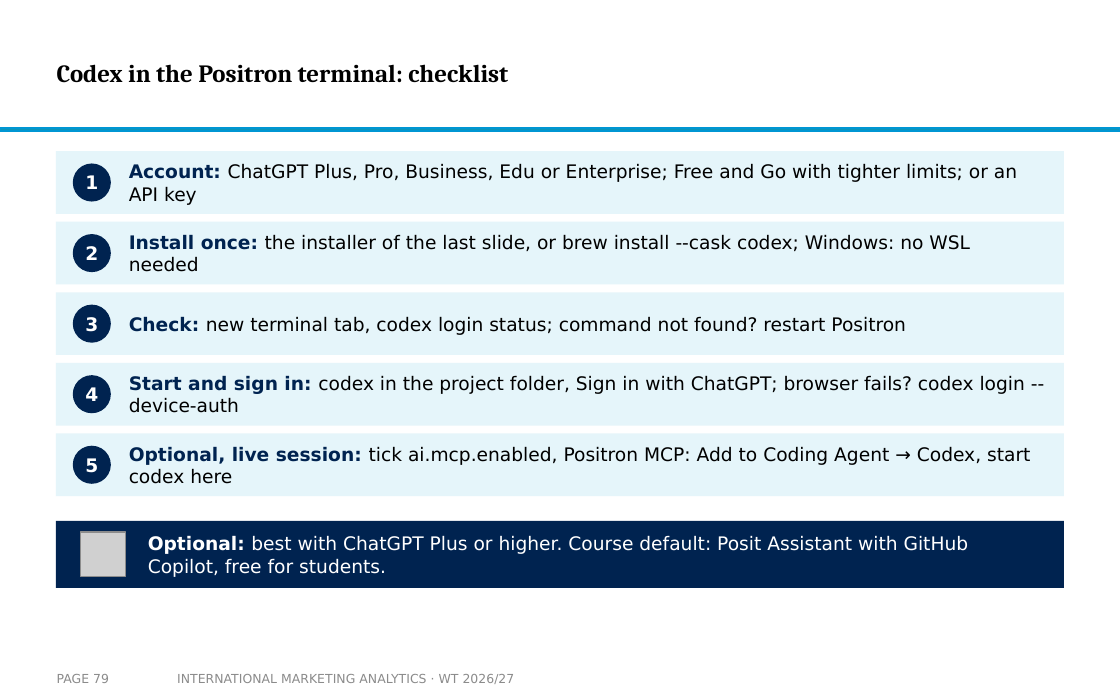
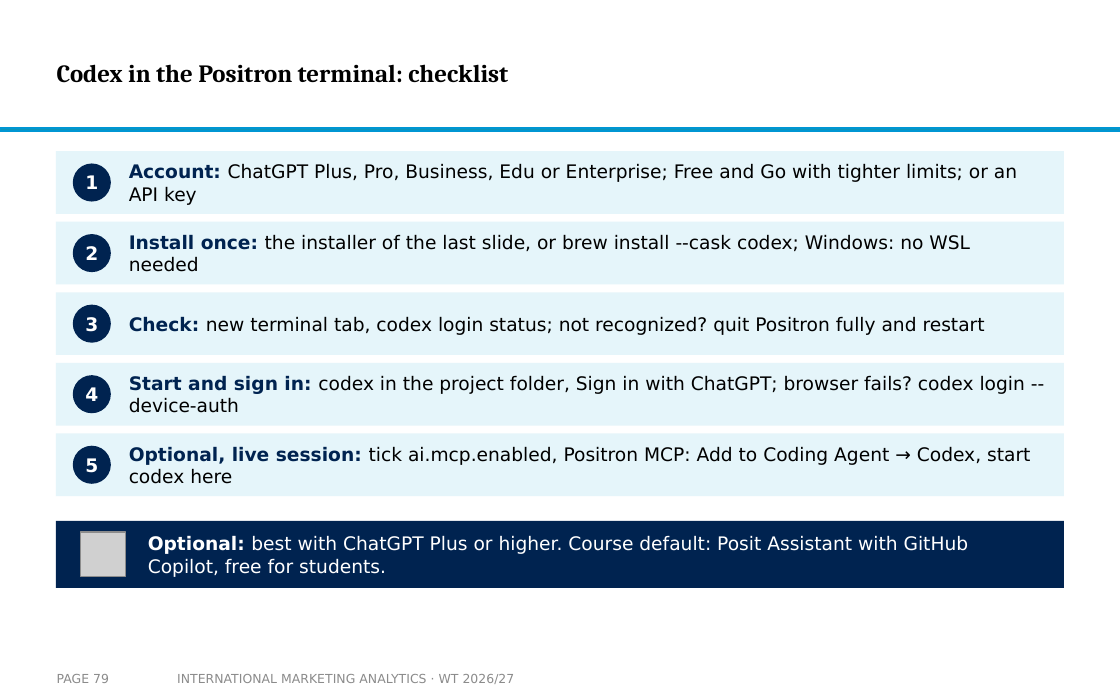
Before and after one commit to arnefloh-wu/international-marketing-analytics-teaching, a slide deck: slide 79 of slides/01c_github-copilot-claude-chatgpt_WT26-27.pptx. Drawn at 1120x700 pixels with LibreOffice and Linux fonts; fonts in the diff are those of the drawing; grey boxes stand for pictures; background and template pictures are left out. Boxes give left, top, right and bottom in pixels: in the first picture for what was removed or moved away, otherwise in the second. Text is boxed around its words. In the diff, an @@ line names an element or a change of style, - is before the commit and + after.

```diff
--- a/slides/01c_github-copilot-claude-chatgpt_WT26-27.pptx
+++ b/slides/01c_github-copilot-claude-chatgpt_WT26-27.pptx
@@ text at (129,316,985,335): text changed @@
-Check: new terminal tab, codex login status; command not found? restart Positron
+Check: new terminal tab, codex login status; not recognized? quit Positron fully and restart
```
Also in this commit, not shown: 1 other slide changed, 3 other files.
